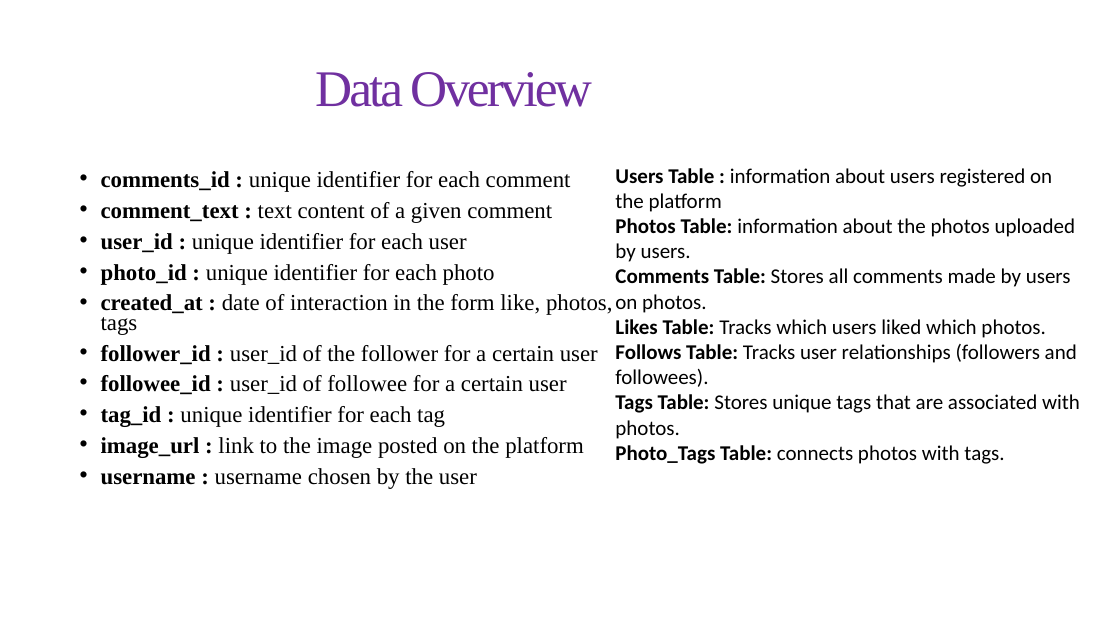
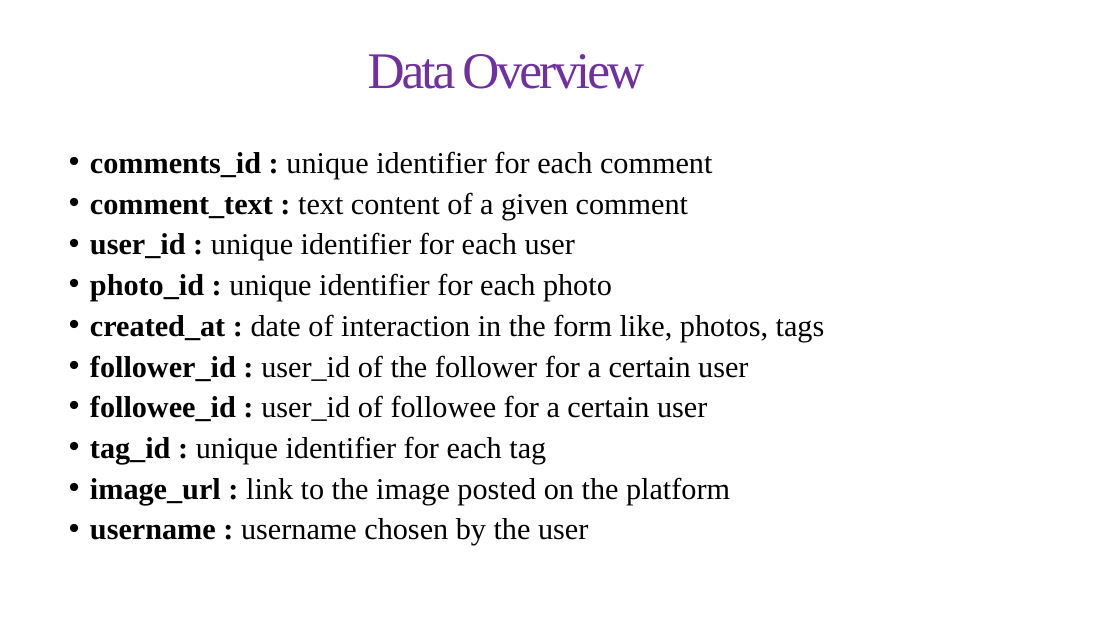
Before and after one commit to shreyas0499/Social-Media-Project, a slide deck: slide 4 of Shreyas META SQL Project.pptx. Drawn at 1120x630 pixels with LibreOffice and Linux fonts; fonts in the diff are those of the drawing. Boxes give left, top, right and bottom in pixels: in the first picture for what was removed or moved away, otherwise in the second. Text is boxed around its words. In the diff, an @@ line names an element or a change of style, - is before the commit and + after.

```diff
--- a/Shreyas META SQL Project.pptx
+++ b/Shreyas META SQL Project.pptx
@@ title "Data Overview" moved from (x1=315, y1=72, x2=592, y2=107) to (x1=368, y1=54, x2=644, y2=89) @@
@@ text "comments_id : unique identifier for ..." moved from (x1=101, y1=171, x2=613, y2=489) to (x1=90, y1=151, x2=825, y2=545) @@
@@ text "comments_id : unique identifier for ..." at (x1=90, y1=151, x2=825, y2=545): size 19.6 to 25.9 pt; line spacing 0.7 to 0.8 @@
@@ text removed at (x1=615, y1=168, x2=1080, y2=464) @@
-Users Table : information about users registered on the platform
-Photos Table: information about the photos uploaded by users.
-Comments Table: Stores all comments made by users on photos.
-Likes Table: Tracks which users liked which photos.
-Follows Table: Tracks user relationships (followers and followees).
-Tags Table: Stores unique tags that are associated with photos.
-Photo_Tags Table: connects photos with tags.
```
Also in this commit, not shown: 8 other slides changed, 1 other file.
